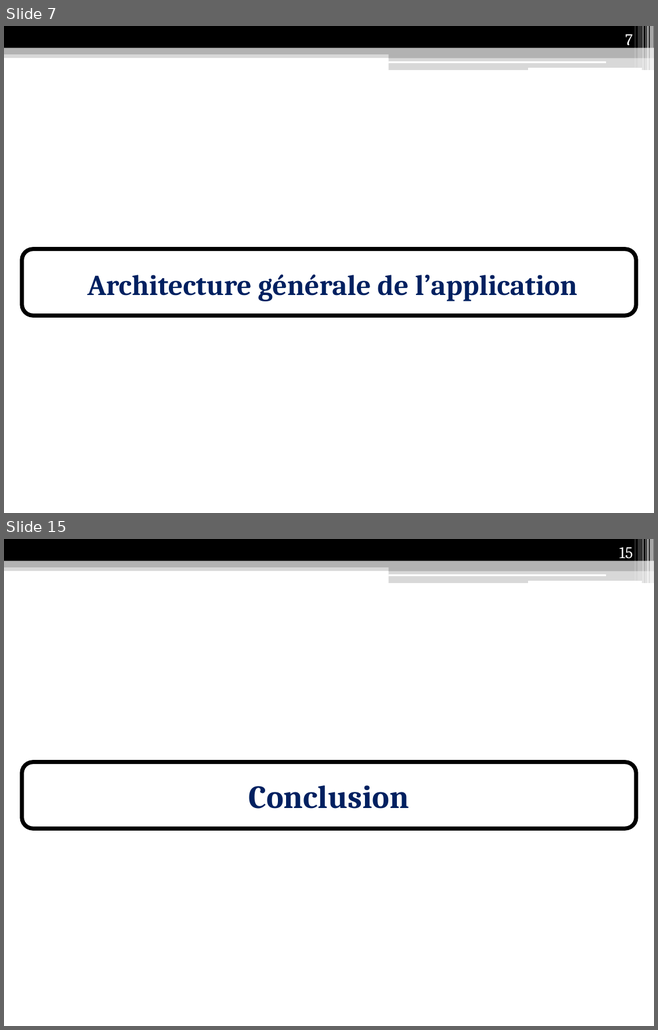
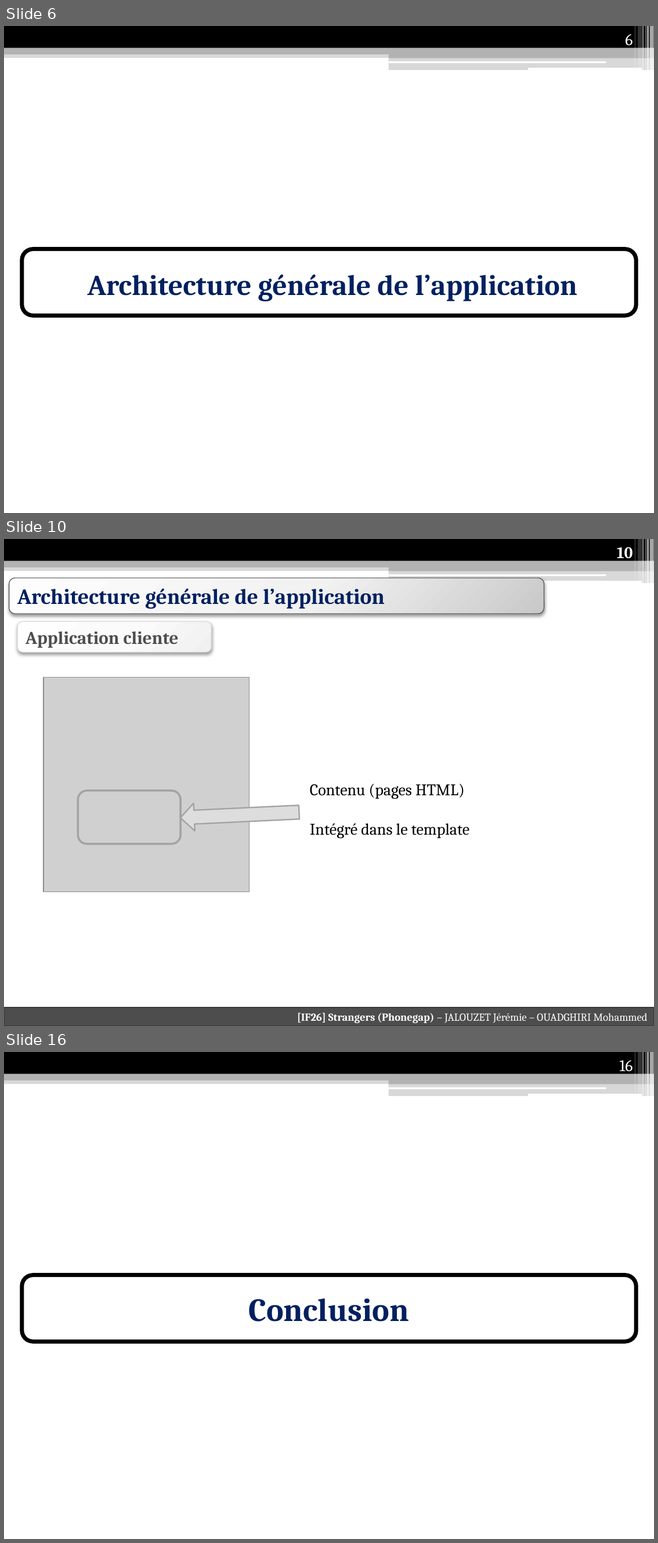
Before and after one commit to Anicky/Strangers-Phonegap, a slide deck: présentation/Présentation IF26.pptx. Shown one above the other, each under a label of ours: slides 7 and 15 before the commit, slides 6, 10 and 16 after it; the slides between them are not shown. The pictures are 658x1030 and 658x1543 pixels, drawn with LibreOffice and Linux fonts; fonts in the diff are those of the drawing; grey boxes stand for pictures. Boxes give left, top, right and bottom in pixels: in the first picture for what was removed or moved away, otherwise in the second. Text is boxed around its words. In the diff, an @@ line names an element or a change of style, - is before the commit and + after.

Commit message:
MAJ presentation + images utilisees

```diff
--- a/présentation/Présentation IF26.pptx
+++ b/présentation/Présentation IF26.pptx
@@ slide 10 added at bbox=[4, 539, 654, 1026], background #FFFFFF; not listed: 13 template elements that a slide beside it also shows @@
@@ page number added at bbox=[616, 547, 633, 562], 18 pt, text #FFFFFF, bold @@
+10
@@ rounded rectangle added at bbox=[9, 578, 544, 614], fill gradient #FEFEFE to #F2F2F2 to #C9C9C9, outline #4D4D4D 0.75 pt, 24 pt, text #002060, bold @@
+Architecture générale de l’application
@@ rounded rectangle added at bbox=[18, 621, 211, 652], fill gradient #FFFFFF to #FBFBFB to #F0F0F0, outline #DDDDDD 0.75 pt, 20 pt, text #4D4D4D, bold @@
+Application cliente
@@ picture added at bbox=[43, 678, 249, 892] @@
@@ rounded rectangle added at bbox=[78, 790, 181, 843], outline #A3A3A3 2.25 pt @@
@@ down arrow added at bbox=[179, 799, 300, 832], fill #DDDDDD, outline #A3A3A3 1.5 pt @@
@@ text added at bbox=[310, 784, 469, 838], 18 pt, text #000000 @@
+Contenu (pages HTML)
+Intégré dans le template
@@ rectangle added at bbox=[4, 1008, 654, 1026], fill #4D4D4D, outline #393939 1.5 pt, 12 pt, text #FFFFFF @@
+[IF26] Strangers (Phonegap) – JALOUZET Jérémie – OUADGHIRI Mohammed
@@ what was slide 7 is now slide 6 @@
@@ page number at bbox=[625, 34, 632, 49]: text changed @@
-7
+6
@@ what was slide 15 is now slide 16 @@
@@ page number at bbox=[619, 1060, 632, 1075]: text changed @@
-15
+16
```
Also in this commit, not shown: 6 slides changed, 4 other slides added, 5 slides removed, 5 other files.
